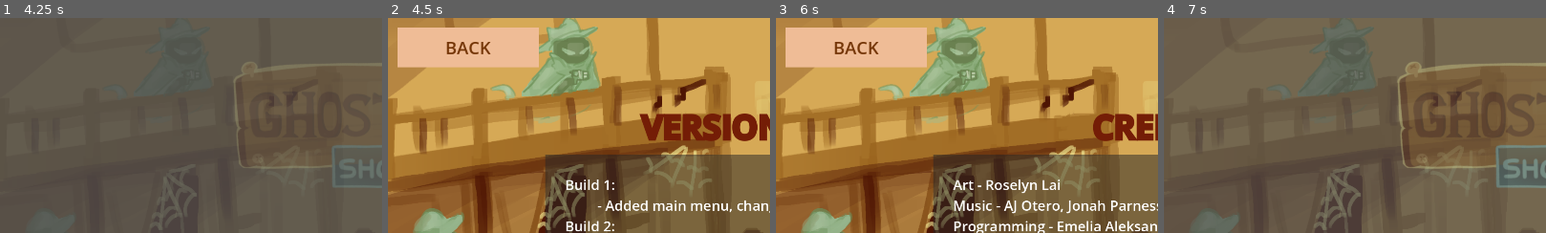
Above: before the commit, frames 1-4 (left to right).
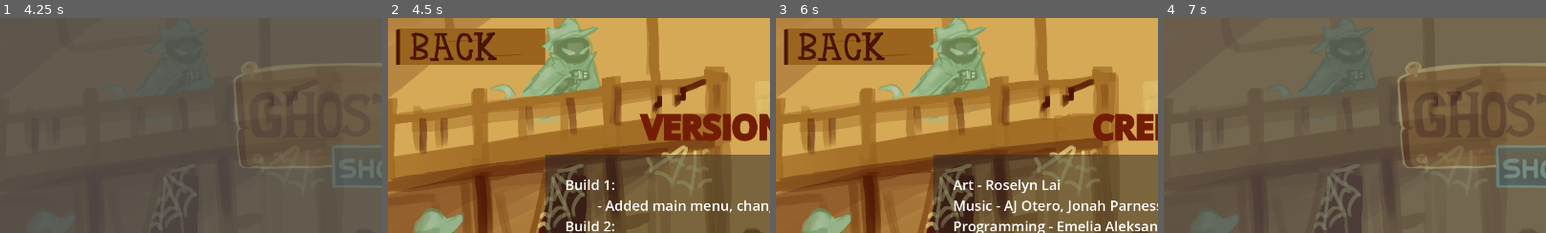
Above: after the commit, the same moments.

Repository: mid-at-coding/imgd-game
Game: Godot game, scene res://scenes/splash_screen.tscn
Same seed, same stepped clock (60 frames per second), same inputs: the game is played once before the commit and once after it.
Inputs (mouse positions are % of the whole screen's width and height, from its top left):
- Up to frame 1 (4.25 s): move the mouse to (72, 45) at 0.52 s; hold D (move_right) 0.53-1.28 s; click (72, 45) at 0.67 s; tap Enter at 1.25, 2.75 s; move the mouse to (30, 55) at 1.27 s; hold S (move_down) 1.28-2.03 s; tap Space at 2 s; move the mouse to (60, 28) at 2.02 s; hold D (move_right) 2.03-2.78 s; move the mouse to (45, 70) at 2.77 s; hold W (move_up) 2.78-3.53 s; click (45, 70) at 2.92 s; move the mouse to (80, 65) at 3.52 s; hold A (move_left) from 3.53 s (still down)
- Up to frame 2 (4.5 s): release A (move_left) at 4.25 s; click (14, 77) at 4.25 s
- Up to frame 3 (6 s): click (10, 7) at 5 s, where only the run before the commit has a clickable "BACK"; click (14, 88) at 5.75 s
- Up to frame 4 (7 s): click (10, 7) at 6.5 s, where only the run before the commit has a clickable "BACK"
The pictures show only the part of the screen within x 0-50%, y 0-50%; the shares and areas given below are measured in that part.

Frame 1 is identical in both runs. In frame 2, 7.2% of the frame differs, in the area x 2-42%, y 4-24%; in frame 3, 7.2%; in frame 4, nothing differs.

Commit message:
Added Back Button Asset
Added back button asset to changelog and credits

Diff:
--- a/game/scenes/changelog.tscn
+++ b/game/scenes/changelog.tscn
@@ -3,6 +3,8 @@
 [ext_resource type="Texture2D" uid="uid://n48y6dlw286e" path="res://assets/art/mainSplash.png" id="1_h7115"]
 [ext_resource type="PackedScene" uid="uid://bwv46cohex4bf" path="res://scenes/ui_button.tscn" id="2_44psg"]
 [ext_resource type="Script" uid="uid://djp24b56k5as7" path="res://scripts/changelog_to_main.gd" id="3_bksfl"]
+[ext_resource type="Texture2D" uid="uid://dg5tilw2r7avy" path="res://assets/art/backButtonWood.png" id="4_78tju"]
+[ext_resource type="Texture2D" uid="uid://bk7ap526gihk7" path="res://assets/art/backButtonHolo.png" id="5_vx4tv"]
 
 [sub_resource type="FontVariation" id="FontVariation_7vrkn"]
 variation_embolden = 2.0
@@ -66,6 +68,7 @@
          - Parameterized player and enemy stats"
 
 [node name="to_main" parent="." unique_id=1101285918 instance=ExtResource("2_44psg")]
+visible = false
 offset_left = -936.0
 offset_top = -516.0
 offset_right = -581.0
@@ -73,4 +76,13 @@
 text = "BACK"
 script = ExtResource("3_bksfl")
 
+[node name="TextureButton" type="TextureButton" parent="." unique_id=1845659759]
+offset_left = -939.0
+offset_top = -513.0
+offset_right = -565.0
+offset_bottom = -422.0
+texture_normal = ExtResource("4_78tju")
+texture_hover = ExtResource("5_vx4tv")
+
 [connection signal="pressed" from="to_main" to="to_main" method="_on_pressed"]
+[connection signal="pressed" from="TextureButton" to="to_main" method="_on_texture_button_pressed"]
--- a/game/scenes/credits.tscn
+++ b/game/scenes/credits.tscn
@@ -3,6 +3,8 @@
 [ext_resource type="Texture2D" uid="uid://n48y6dlw286e" path="res://assets/art/mainSplash.png" id="1_0ctdu"]
 [ext_resource type="PackedScene" uid="uid://bwv46cohex4bf" path="res://scenes/ui_button.tscn" id="2_2fbfq"]
 [ext_resource type="Script" uid="uid://djp24b56k5as7" path="res://scripts/changelog_to_main.gd" id="3_8gwij"]
+[ext_resource type="Texture2D" uid="uid://dg5tilw2r7avy" path="res://assets/art/backButtonWood.png" id="4_8gwij"]
+[ext_resource type="Texture2D" uid="uid://bk7ap526gihk7" path="res://assets/art/backButtonHolo.png" id="5_mah5v"]
 
 [sub_resource type="FontVariation" id="FontVariation_7vrkn"]
 variation_embolden = 2.0
@@ -64,6 +66,7 @@
 SFX - Jack Casey"
 
 [node name="ui_button" parent="." unique_id=1101285918 instance=ExtResource("2_2fbfq")]
+visible = false
 offset_left = -936.0
 offset_top = -516.0
 offset_right = -581.0
@@ -71,4 +74,13 @@
 text = "BACK"
 script = ExtResource("3_8gwij")
 
+[node name="TextureButton" type="TextureButton" parent="." unique_id=281669901]
+offset_left = -939.0
+offset_top = -513.0
+offset_right = -565.0
+offset_bottom = -422.0
+texture_normal = ExtResource("4_8gwij")
+texture_hover = ExtResource("5_mah5v")
+
 [connection signal="pressed" from="ui_button" to="ui_button" method="_on_pressed"]
+[connection signal="pressed" from="TextureButton" to="ui_button" method="_on_texture_button_pressed"]
--- a/game/scripts/changelog_to_main.gd
+++ b/game/scripts/changelog_to_main.gd
@@ -8,3 +8,7 @@
 # Change scene
 func _on_pressed() -> void:
 	get_tree().change_scene_to_file("res://scenes/main_menu.tscn")
+
+
+func _on_texture_button_pressed() -> void:
+	get_tree().change_scene_to_file("res://scenes/main_menu.tscn")
Binary file added: game/assets/art/backButtonHolo.png
Not shown, added: game/assets/art/backButtonHolo.png.import
Binary file added: game/assets/art/backButtonWood.png
Not shown, added: game/assets/art/backButtonWood.png.import
